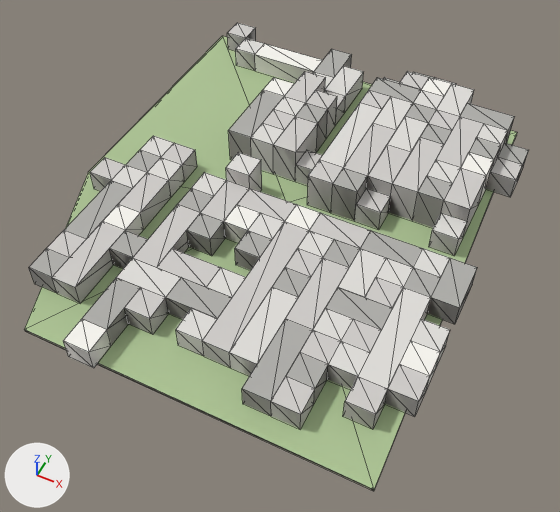
Renders of the glTF model godot_project/remake/sky/islands/SKY-070.lod2.glb from each side of a commit.
Camera for both pictures: a 50 mm lens placed at (141.0, -300.0, 320.0), pointed at (-1.0, -17.0, -33.0). The axes (+X, +Y, +Z) are drawn at lower left. The lights are the same throughout. The older version comes first. Mesh edges are drawn as thin lines. Vertices at exactly the same position are counted once.

Script lines for the objects in view, before the commit:
```python
me_deck = bpy.data.meshes.new('deck')
me_deck.from_pydata(...)  # 6 vertices, 5 faces; spans x -123.0..111.0, y -147.0..133.0, z 0.0
me_deck.materials.append(mat_sky_deck)
me_rock = bpy.data.meshes.new('rock')
me_rock.from_pydata(...)  # 23 vertices, 39 faces; spans x -123.0..111.0, y -147.0..133.0, z -71.0..0.0
me_rock.materials.append(mat_sky_rock)
me_warren_hull = bpy.data.meshes.new('warren_hull')
me_warren_hull.from_pydata(...)  # 445 vertices, 1090 faces; spans x -111.0..114.0, y -150.0..135.0, z 0.0..23.0
me_warren_hull.materials.append(mat_sky_lod_bldg)
ob_deck = bpy.data.objects.new('deck', me_deck)
ob_deck.location = (0.0, 0.0, 0.0)
ob_rock = bpy.data.objects.new('rock', me_rock)
ob_rock.location = (0.0, 0.0, 0.0)
ob_warren_hull = bpy.data.objects.new('warren_hull', me_warren_hull)
ob_warren_hull.location = (0.0, 0.0, 0.0)
```
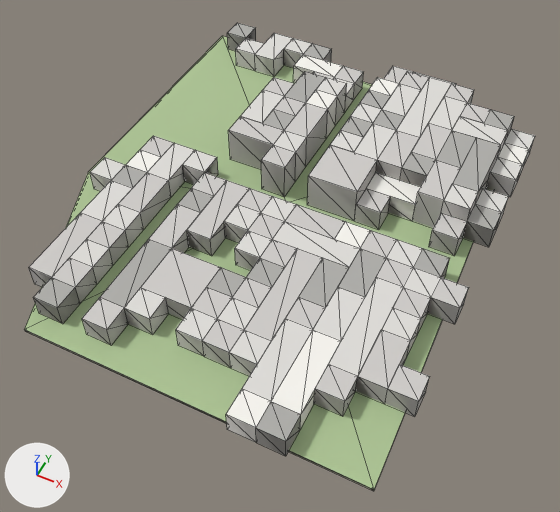
Changed parts and their boxes (x1, y1, x2, y2) in the pictures (560 x 512 px; the box of a moved part takes in the faces that stretch with it):
```json
{"object": "warren_hull", "change": "reshaped", "before": [29, 23, 529, 429], "after": [29, 23, 535, 456], "on screen": "7% taller"}
{"part": 1, "of": "me_warren_hull", "change": "moved or reshaped", "before": [226, 49, 501, 429], "after": [196, 66, 535, 456]}
{"part": 2, "of": "me_warren_hull", "change": "moved or reshaped", "before": [29, 181, 232, 368], "after": [29, 181, 148, 329]}
{"part": 3, "of": "me_warren_hull", "change": "added", "after": [255, 33, 343, 82]}
{"part": 4, "of": "me_warren_hull", "change": "recoloured", "before": [29, 23, 529, 429], "after": [29, 23, 529, 403]}
```

The change, as JSON lines over the scene's bpy script:
```json
{"block": "me_warren_hull", "where": "# used by ob_warren_hull; location = (0.0, 0.0, 0.0)"}
{"op": "remove", "block": "me_warren_hull", "code": "me_warren_hull.from_pydata(...)  # 445 vertices, 1090 faces; spans x -111.0..114.0, y -150.0..135.0, z 0.0..23.0"}
{"op": "add", "block": "me_warren_hull", "code": "me_warren_hull.from_pydata(...)  # 453 vertices, 1130 faces; spans x -111.0..114.0, y -150.0..135.0, z 0.0..23.0"}
{"block": "me_warren_hull", "change": "me_warren_hull part 1: 63 vertices removed from x -36.0..114.0, y -120.0..135.0, z 0.0..23.0; 63 vertices added at x -51.0..114.0, y -150.0..135.0, z 0.0..23.0"}
{"block": "me_warren_hull", "change": "me_warren_hull part 2: 16 vertices removed from x -96.0..-21.0, y -150.0..-90.0, z 0.0..13.0; 10 vertices added at x -96.0..-51.0, y -135.0..-75.0, z 0.0..13.0"}
{"block": "me_warren_hull", "change": "me_warren_hull part 3: 14 vertices added at x -81.0..-51.0, y 105.0..135.0, z 0.0..13.0"}
{"block": "me_warren_hull", "change": "me_warren_hull part 4: 346 kept faces spanning x -111.0..114.0, y -135.0..135.0, z 0.0..23.0 get new vertex colours; the middle colour goes from light grey #cbc8c4 to grey #b8b5b1"}
```
